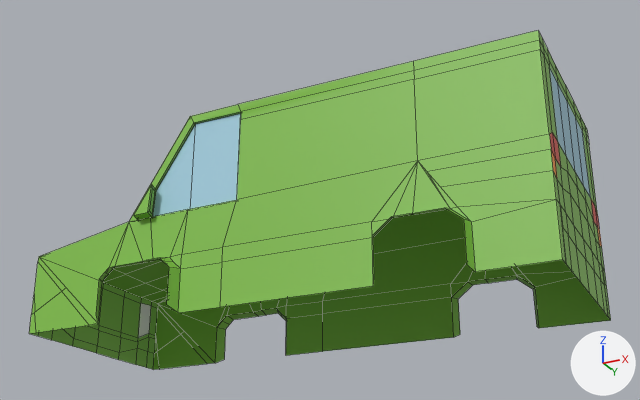
The FBX model Assets/Meshes/green DigiVan.fbx: old version first, new version second.
The view is the same before and after, from a 50 mm camera at (7.47, -13.56, -4.74) aimed at (0.75, -0.12, 1.31). Lighting does not change. The marker at lower right points along +X, +Y and +Z. Mesh edges are drawn as thin lines. Where no turn or scale is listed for an object, it has been applied to the vertices. Vertices at the same position are counted once.

The scene before the commit, as lines of its bpy script (objects in view):
```python
me_cube_001 = bpy.data.meshes.new('Cube.001')
me_cube_001.from_pydata(...)  # 365 vertices, 340 faces; spans x -4.23..5.28, y -2.07..2.07, z -1.0..2.63
me_cube_001.materials.append(mat_material)  # picture img_template_png_png
ob_cube = bpy.data.objects.new('Cube', me_cube_001)
ob_cube.location = (0.0, 0.0, 0.0)
```
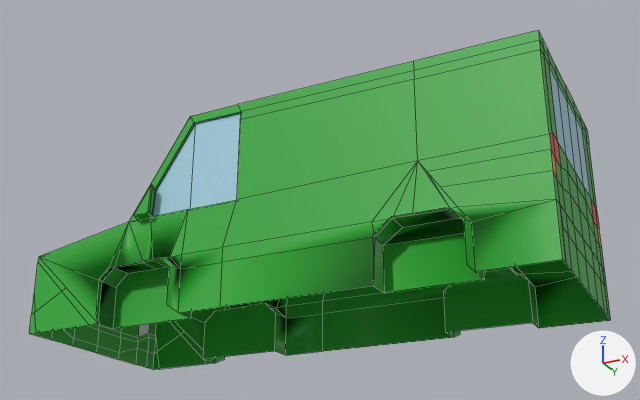
Where the newer file only moved an object's origin or applied its transform, the numbers keep the older frame.

Scene script edits in JSON lines:
```json
{"block": "me_cube_001", "where": "# used by ob_cube; location = (0.0, 0.0, 0.0)"}
{"op": "remove", "block": "me_cube_001", "code": "me_cube_001.from_pydata(...)  # 365 vertices, 340 faces; spans x -4.23..5.28, y -2.07..2.07, z -1.0..2.63"}
{"op": "add", "block": "me_cube_001", "code": "me_cube_001.from_pydata(...)  # 391 vertices, 368 faces; spans x -4.23..5.28, y -2.07..2.07, z -1.0..2.63"}
{"block": "me_cube_001", "change": "me_cube_001 part 1"}
{"block": "me_cube_001", "change": "17 new vertices lie (0.0, -0.45, 0.0) away from vertices in x -2.66..4.06, y 1.85..1.86, z -1.0..0.02"}
{"block": "me_cube_001", "change": "16 new faces join them"}
{"block": "me_cube_001", "change": "me_cube_001 part 2"}
{"block": "me_cube_001", "change": "6 vertices are removed from x -2.54..2.5, y -2.05..-1.85, z -0.24..-0.11"}
{"block": "me_cube_001", "change": "11 faces are deleted"}
{"block": "me_cube_001", "change": "2 vertices are added at (2.53, -1.81, -0.22), (2.5, -1.42, -0.24)"}
{"block": "me_cube_001", "change": "8 new vertices lie (0.0, 0.38, 0.0) away from vertices in x -2.66..-1.0, y -1.85, z -1.0..0.0"}
{"block": "me_cube_001", "change": "5 new vertices lie (0.0, 0.43, 0.0) away from vertices in x 2.5..4.06, y -1.85, z -1.0..0.02"}
{"block": "me_cube_001", "change": "23 new faces join them"}
{"block": "me_cube_001", "change": "me_cube_001 part 3: 307 kept faces spanning x -4.23..5.28, y -2.07..2.07, z -1.0..2.63 get new texture (UV) coordinates"}
```

Changed parts and their boxes (x1, y1, x2, y2) in the pictures (640 x 400 px):
```json
{"part": 1, "of": "me_cube_001", "change": "added", "after": [204, 269, 539, 363], "on screen": "green"}
{"part": 2, "of": "me_cube_001", "change": "built on", "before": [100, 217, 392, 307], "after": [99, 209, 484, 329]}
{"part": 3, "of": "me_cube_001", "change": "surface changed", "before": [29, 30, 611, 370], "after": [29, 30, 611, 370]}
```
